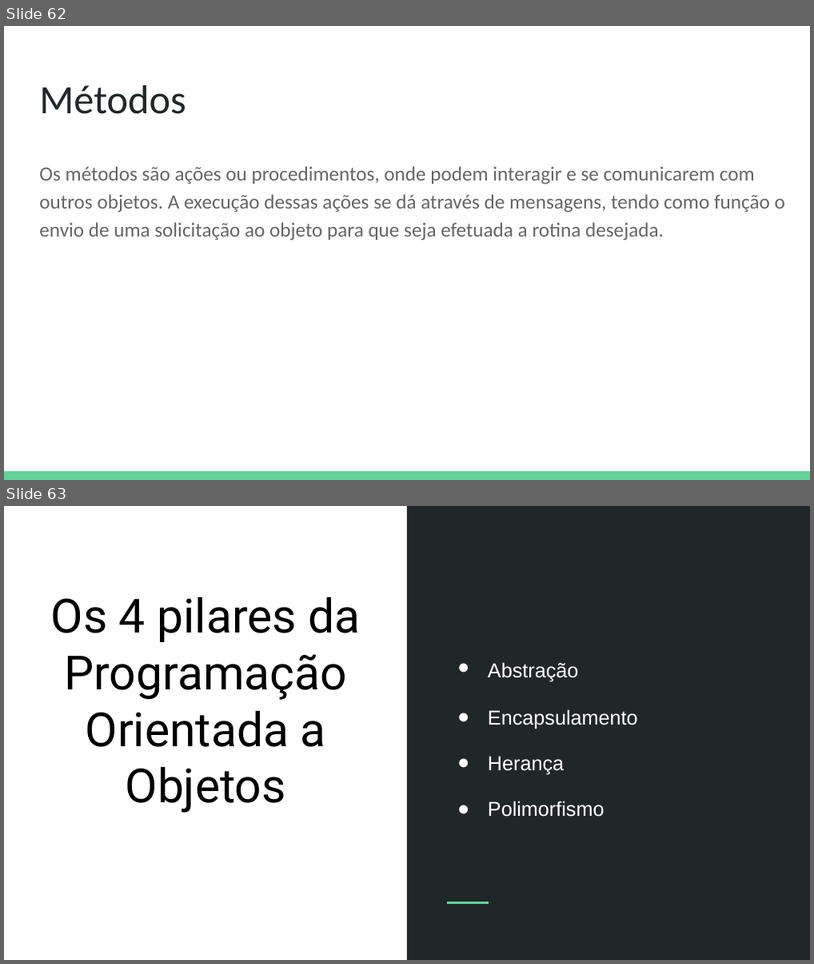
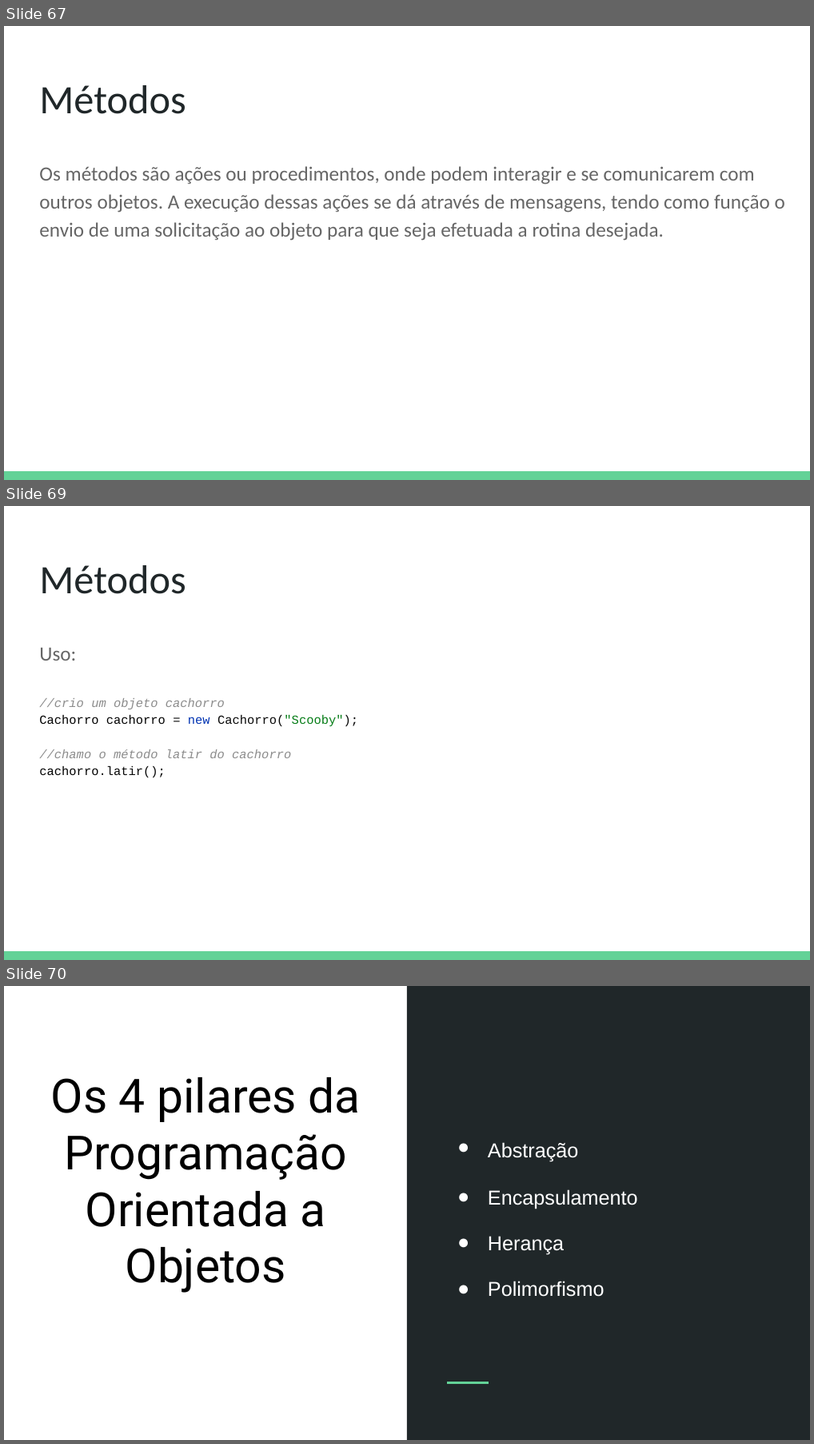
Before and after one commit to DeboraMendes/bootcamp, a slide deck: Java e Programação Orientada a Objetos.pptx. Shown one above the other, each under a label of ours: slides 62 and 63 before the commit, slides 67, 69 and 70 after it; the slides between them are not shown. The pictures are 814x964 and 814x1444 pixels, drawn with LibreOffice and Linux fonts; fonts in the diff are those of the drawing. Boxes give left, top, right and bottom in pixels: in the first picture for what was removed or moved away, otherwise in the second. Text is boxed around its words. In the diff, an @@ line names an element or a change of style, - is before the commit and + after.

```diff
--- a/Java e Programação Orientada a Objetos.pptx
+++ b/Java e Programação Orientada a Objetos.pptx
@@ slide 69 added at <box>4,506,810,960</box>, background #FFFFFF; not listed: 1 template element that a slide beside it also shows @@
@@ title added at <box>39,565,186,594</box>, 36 pt, text #202729 @@
+Métodos
@@ text added at <box>39,648,358,778</box>, 11 pt, text #8C8C8C @@
+Uso:
+//crio um objeto cachorro
+Cachorro cachorro = new Cachorro("Scooby");
+//chamo o método latir do cachorro
+cachorro.latir();
@@ what was slide 62 is now slide 67 @@
@@ what was slide 63 is now slide 70 @@
```
Also in this commit, not shown: 2 slides changed, 8 other slides added.
